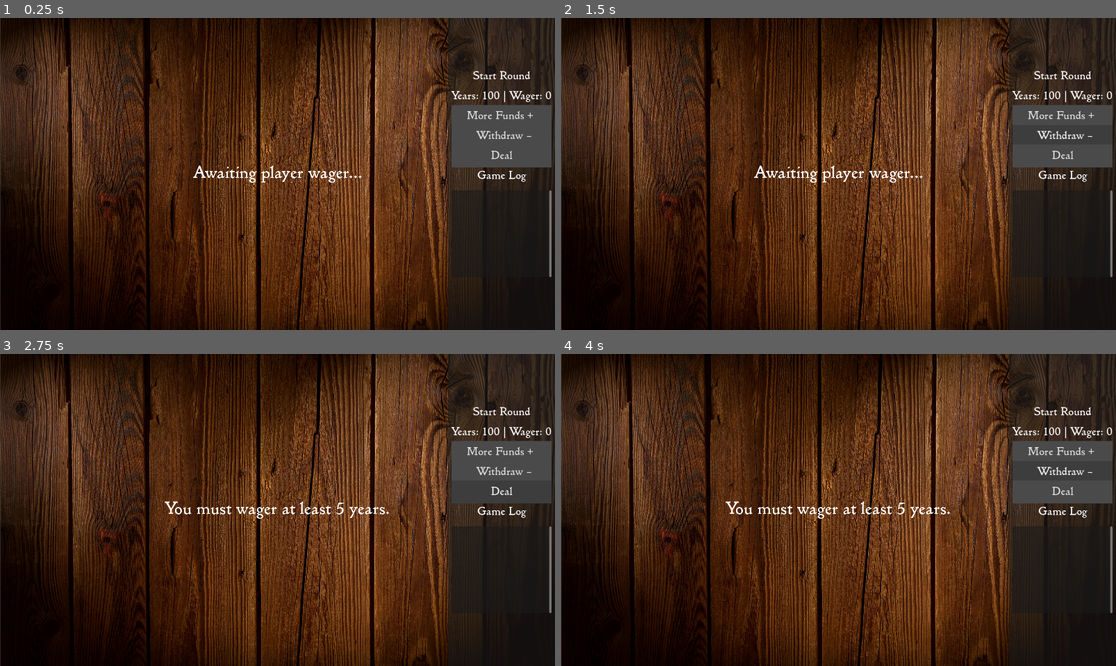
Above: before the commit, frames 1-4 (two rows, left to right).
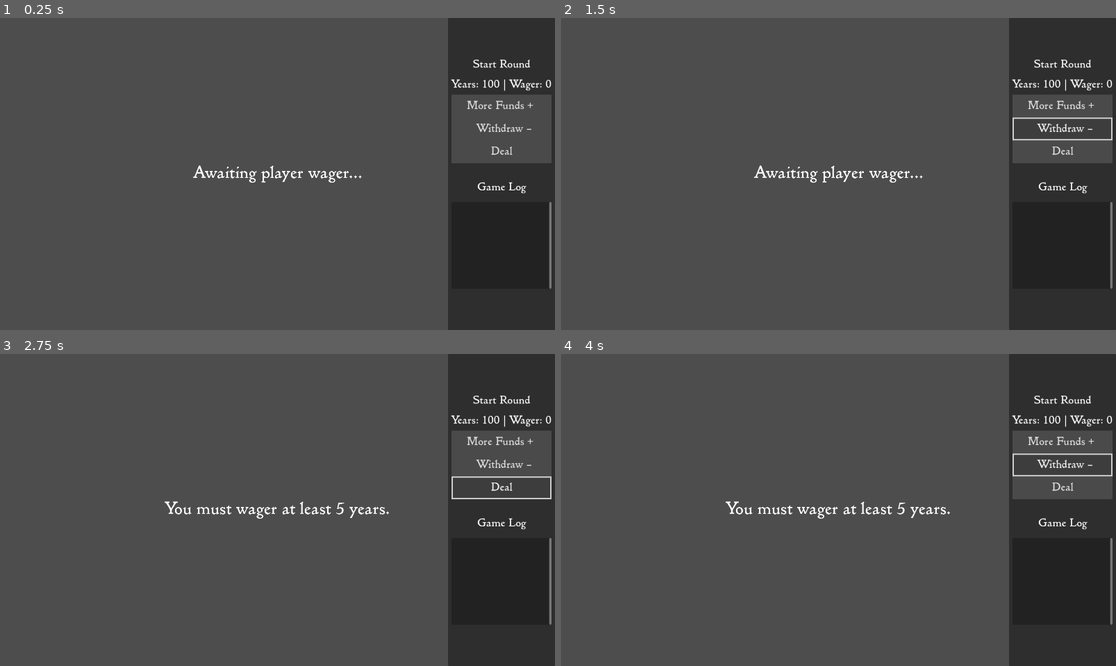
Above: after the commit, the same moments.

Repository: kevinphan981/bet-on-divination
Game: Godot game, scene res://Scenes/Main.tscn
Same seed, same stepped clock (60 frames per second), same inputs: the game is played once before the commit and once after it.
Inputs:
- Up to frame 1 (0.25 s): no input
- Up to frame 2 (1.5 s): click "More Funds +" at 0.5 s; click "Withdraw –" at 1.25 s
- Up to frame 3 (2.75 s): click "Deal" at 2 s
- Up to frame 4 (4 s): click "More Funds +" at 2.75 s; click "Withdraw –" at 3.5 s

The runs differ from the first frame. In frame 1, 87% of the frame differs, in the area x 0-100%, y 0-100%; in frame 2, 87%; in frame 3, 87%; in frame 4, 87%.

Commit message:
good ui before i mess something up

Diff:
--- a/MainTheme.tres
+++ b/MainTheme.tres
@@ -3,27 +3,40 @@
 [ext_resource type="FontFile" uid="uid://77mgrtwhhb08" path="res://Assets/Tarot-Related/Golden Type ITC Std Regular.otf" id="1_4as0w"]
 
 [sub_resource type="StyleBoxFlat" id="StyleBoxFlat_4as0w"]
-content_margin_top = 20.0
-content_margin_bottom = 20.0
+content_margin_top = 5.0
+content_margin_bottom = 5.0
 bg_color = Color(0.2, 0.2, 0.2, 1)
+expand_margin_top = 15.0
+expand_margin_bottom = 15.0
 
 [sub_resource type="StyleBoxFlat" id="StyleBoxFlat_yhag5"]
+content_margin_top = 5.0
+content_margin_bottom = 5.0
 bg_color = Color(0.23753911, 0.23753914, 0.23753902, 1)
-expand_margin_top = 20.0
-expand_margin_bottom = 20.0
+border_width_left = 5
+border_width_top = 5
+border_width_right = 5
+border_width_bottom = 5
+expand_margin_top = 15.0
+expand_margin_bottom = 15.0
 
 [sub_resource type="StyleBoxFlat" id="StyleBoxFlat_rfn4m"]
+content_margin_top = 5.0
+content_margin_bottom = 5.0
 bg_color = Color(0.29035345, 0.2903535, 0.29035333, 1)
-expand_margin_top = 20.0
-expand_margin_bottom = 20.0
+expand_margin_top = 15.0
+expand_margin_bottom = 15.0
 
 [sub_resource type="StyleBoxFlat" id="StyleBoxFlat_u23kh"]
-expand_margin_top = 20.0
-expand_margin_bottom = 20.0
+content_margin_top = 5.0
+content_margin_bottom = 5.0
+expand_margin_top = 15.0
+expand_margin_bottom = 15.0
 
 [resource]
 default_font = ExtResource("1_4as0w")
 default_font_size = 42
+Button/constants/h_separation = 0
 Button/styles/disabled = SubResource("StyleBoxFlat_4as0w")
 Button/styles/hover = SubResource("StyleBoxFlat_yhag5")
 Button/styles/normal = SubResource("StyleBoxFlat_rfn4m")
--- a/Scenes/AudioController.tscn
+++ b/Scenes/AudioController.tscn
@@ -8,6 +8,8 @@
 [ext_resource type="AudioStream" uid="uid://c586tr1ndlswv" path="res://Assets/Sounds/Buff/GP_Heal_1.wav" id="6_jd2od"]
 [ext_resource type="AudioStream" uid="uid://dyayfrtay8fy6" path="res://Assets/Sounds/Damage/GP_Damage_5.wav" id="7_n137f"]
 [ext_resource type="AudioStream" uid="uid://b2g0bjj5ckkem" path="res://Assets/Sounds/UI/UI_Select_1.wav" id="8_h25h8"]
+[ext_resource type="AudioStream" uid="uid://bnt28tche8qkn" path="res://Assets/Sounds/Buff/dragon-studio-game-show-correct-tick-sound-416167.mp3" id="9_h25h8"]
+[ext_resource type="AudioStream" uid="uid://d1dcl40t16py1" path="res://Assets/Sounds/Buff/GP_Armor_Up_1.wav" id="10_4spl0"]
 
 [node name="AudioController" type="Node2D" unique_id=974052460]
 script = ExtResource("1_le7vc")
@@ -35,3 +37,11 @@
 
 [node name="ButtonSelect" type="AudioStreamPlayer2D" parent="." unique_id=540292330]
 stream = ExtResource("8_h25h8")
+
+[node name="RoundWon" type="AudioStreamPlayer2D" parent="." unique_id=757358460]
+stream = ExtResource("9_h25h8")
+
+[node name="TarotSave" type="AudioStreamPlayer2D" parent="." unique_id=381200203]
+stream = ExtResource("10_4spl0")
+
+[node name="RoundDraw" type="AudioStreamPlayer2D" parent="." unique_id=668070575]
--- a/Scenes/Main.tscn
+++ b/Scenes/Main.tscn
@@ -168,6 +168,7 @@
 [node name="WagerUpButton" type="Button" parent="CanvasLayer/MainUI/SidePanel/MarginContainer/VBoxContainer" unique_id=1365185249]
 layout_mode = 2
 text = " More Funds +  "
+autowrap_mode = 2
 
 [node name="WagerDownButton" type="Button" parent="CanvasLayer/MainUI/SidePanel/MarginContainer/VBoxContainer" unique_id=1795990114]
 layout_mode = 2
@@ -185,6 +186,12 @@
 [node name="HitButton" type="Button" parent="CanvasLayer/MainUI/SidePanel/MarginContainer/VBoxContainer" unique_id=495087887]
 layout_mode = 2
 text = "Hit"
+icon_alignment = 1
+expand_icon = true
+
+[node name="HSeparator" type="HSeparator" parent="CanvasLayer/MainUI/SidePanel/MarginContainer/VBoxContainer" unique_id=1636743961]
+custom_minimum_size = Vector2(0, 20)
+layout_mode = 2
 
 [node name="Label" type="Label" parent="CanvasLayer/MainUI/SidePanel/MarginContainer/VBoxContainer" unique_id=589618487]
 layout_mode = 2
@@ -212,13 +219,23 @@
 tab_size = 15
 vertical_alignment = 1
 
-[node name="Background" type="Sprite2D" parent="." unique_id=668148586]
+[node name="Background" type="TextureRect" parent="." unique_id=739270234]
 show_behind_parent = true
 light_mask = 2
 visibility_layer = 2
 z_index = -10
-position = Vector2(961, 539)
+anchors_preset = 15
+anchor_right = 1.0
+anchor_bottom = 1.0
+offset_left = -2400.0
+offset_top = -1600.0
+offset_right = 2400.0
+offset_bottom = 1600.0
+grow_horizontal = 2
+grow_vertical = 2
 scale = Vector2(0.4, 0.4)
+size_flags_horizontal = 3
+size_flags_vertical = 3
 texture = ExtResource("13_1p5hy")
 
 [connection signal="pressed" from="CanvasLayer/MainUI/SidePanel/MarginContainer/VBoxContainer/WagerUpButton" to="GameManager" method="_on_wager_up_button_pressed"]
--- a/Scenes/MainMenu.tscn
+++ b/Scenes/MainMenu.tscn
@@ -2,13 +2,6 @@
 
 [ext_resource type="Theme" uid="uid://c06og6q5xpc4h" path="res://MainTheme.tres" id="1_853f1"]
 [ext_resource type="Script" uid="uid://sfhy6nkhkecn" path="res://Scripts/MainMenu.gd" id="1_tt5f1"]
-
-[sub_resource type="StyleBoxFlat" id="StyleBoxFlat_bnhvo"]
-corner_radius_top_left = 10
-corner_radius_top_right = 10
-corner_radius_bottom_right = 10
-corner_radius_bottom_left = 10
-shadow_size = 5
 
 [sub_resource type="CompressedTexture2D" id="CompressedTexture2D_853f1"]
 load_path = "res://.godot/imported/yggdrasil-tree-background.png-56de6c6149e21d6e0f69a2e14b1685d3.ctex"
@@ -37,21 +30,18 @@
 offset_bottom = 205.0
 grow_horizontal = 2
 grow_vertical = 2
-theme_override_constants/separation = 25
+theme_override_constants/separation = 35
 
 [node name="StartButton" type="Button" parent="VBoxContainer" unique_id=1063685404]
 layout_mode = 2
-theme_override_styles/normal = SubResource("StyleBoxFlat_bnhvo")
 text = "Start Game"
 
 [node name="OptionsButton" type="Button" parent="VBoxContainer" unique_id=1991889068]
 layout_mode = 2
-theme_override_styles/normal = SubResource("StyleBoxFlat_bnhvo")
 text = "Options"
 
 [node name="ExitButton" type="Button" parent="VBoxContainer" unique_id=652419328]
 layout_mode = 2
-theme_override_styles/normal = SubResource("StyleBoxFlat_bnhvo")
 text = "Exit"
 
 [node name="Title" type="Label" parent="." unique_id=483442732]
--- a/Scripts/AudioController.gd
+++ b/Scripts/AudioController.gd
@@ -30,3 +30,15 @@
 func play_damage():
 	if not mute:
 		$Damage.play()
+
+func play_round_won():
+	if not mute:
+		$RoundWon.play()
+
+func play_push():
+	if not mute:
+		pass
+
+func play_tarot_save():
+	if not mute:
+		pass
--- a/Scripts/GameManager.gd
+++ b/Scripts/GameManager.gd
@@ -158,10 +158,12 @@
 
 	match effective_result:
 		"player_wins":
+			AudioController.play_round_won()
 			player_years += current_wager
 			result_label.text = "You gain %d years! Total: %d" % [current_wager, player_years]
 		"dealer_wins":
 			if skip_next_bust:
+				AudioController.play_tarot_save()
 				skip_next_bust = false
 				result_label.text = "The Fool protects you! Total: %d" % player_years
 			elif half_loss_on_bust:
@@ -171,6 +173,7 @@
 				half_loss_on_bust = false
 				result_label.text = "Temperance softens the blow — lose %d years. Total: %d" % [loss, player_years]
 			elif restore_on_loss:
+				AudioController.play_tarot_save()
 				restore_on_loss = false
 				player_years = _years_at_round_start
 				result_label.text = "Judgement restores your years. Total: %d" % player_years
@@ -220,17 +223,19 @@
 	else:
 		state = GameState.BETTING
 
-		# we wait for 1.5 seconds for the next round
+		# we wait for 3.5 seconds for the next round
 		await get_tree().create_timer(3.5).timeout
 		advance_to_next_round()
 
 func advance_to_next_round():
+	AudioController.play_card_shuffle()
 	score_manager_reference.reset_score_colors()
 	deck_reference.clear_table()
 	current_round += 1
 	current_wager = 0
 	state = GameState.BETTING
 	result_label.text = "Awaiting player wager..."
+
 	update_wager_display()
 
 func restart():
Not shown, added: Assets/Sounds/Buff/dragon-studio-game-show-correct-tick-sound-416167.mp3.import
Not shown, added: Assets/Sounds/Buff/dragon-studio-game-show-correct-tick-sound-416167.mp3
